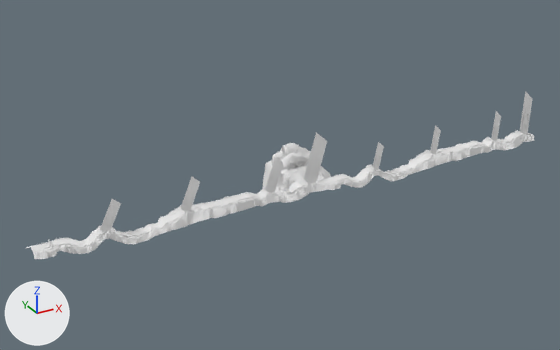
Two versions of the FBX model Assets/Map/Models/Theme_02/Desert_04.fbx, one commit apart.
Both versions are drawn from a camera (50 mm lens) standing at (-146.0, -938.0, 500.0) and looking at (398.0, 51.0, 5.0). Lighting does not change. The marker at lower left points along +X, +Y and +Z. Where no turn or scale is listed for an object, it has been applied to the vertices.

Names of what the first picture shows: 'Ground_01', 'Light_01', 'Mountain_01', 'Road_01'.
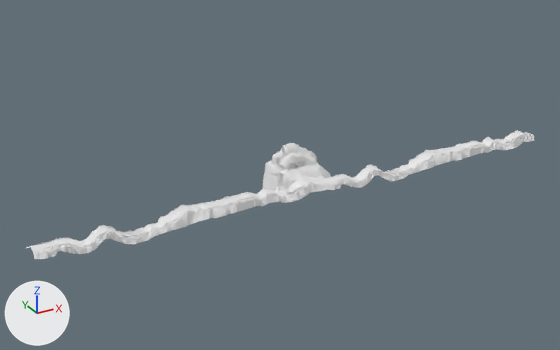
What the commit changed:
Object 'Light_01' (ob_light_01) is deleted.

Boxes [x1, y1, x2, y2] around the edits, measured in the pictures (560 x 350 px):
'Light_01', deleted: before [100, 91, 532, 233]
